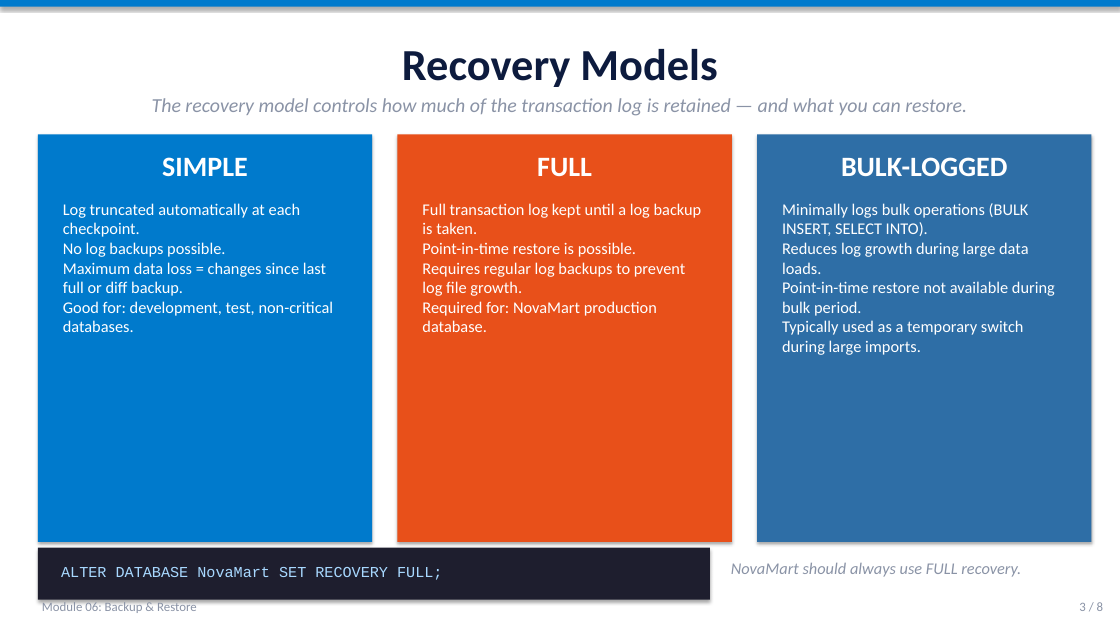
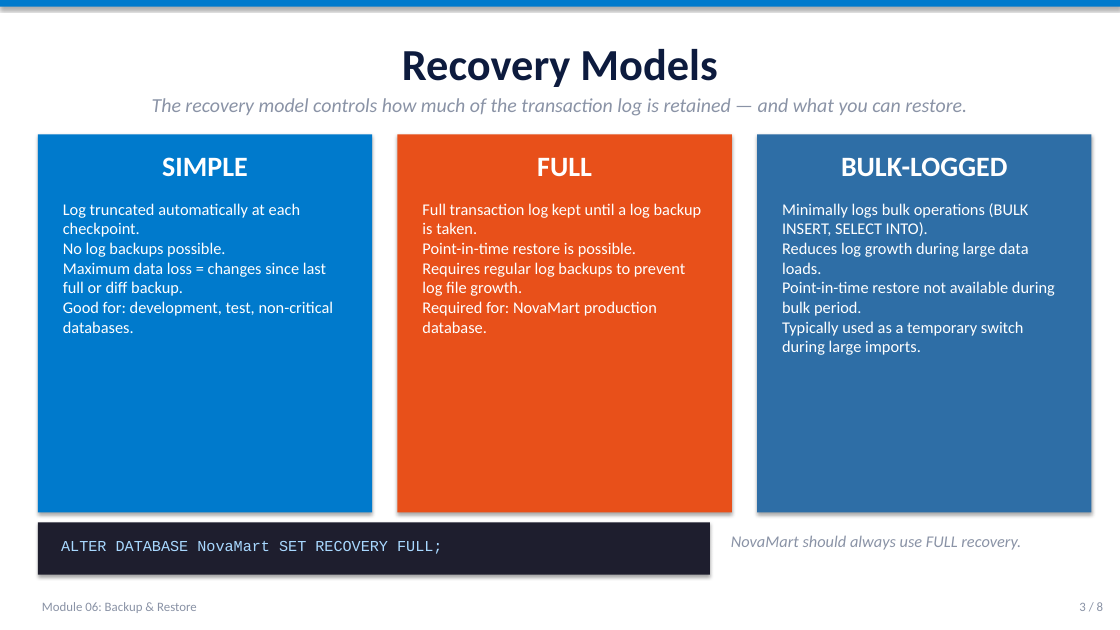
Before and after one commit to albertje8118/Training-SQL-Server-Administrator, a slide deck: slide 3 of contents/Module-06-Backup-and-Restore.pptx. Drawn at 1120x630 pixels with LibreOffice and Linux fonts; fonts in the diff are those of the drawing. Boxes give left, top, right and bottom in pixels: in the first picture for what was removed or moved away, otherwise in the second. Text is boxed around its words. In the diff, an @@ line names an element or a change of style, - is before the commit and + after.

Commit message:
Fix M06 Slide 3: shorten recovery model cards, clear footer

```diff
--- a/contents/Module-06-Backup-and-Restore.pptx
+++ b/contents/Module-06-Backup-and-Restore.pptx
@@ rectangle: place and size @@
-rectangle at <box>38,134,372,542</box>
+rectangle at <box>38,134,372,513</box>
@@ rectangle: place and size @@
-rectangle at <box>397,134,732,542</box>
+rectangle at <box>397,134,732,513</box>
@@ rectangle: place and size @@
-rectangle at <box>757,134,1091,542</box>
+rectangle at <box>757,134,1091,513</box>
@@ 2 texts, 1 rectangle: place and size @@
-2 texts, 1 rectangle at <box>38,548,1021,600</box>
+2 texts, 1 rectangle at <box>38,523,1021,575</box>
```
Also in this commit, not shown: 2 other slides changed, 1 other file.
